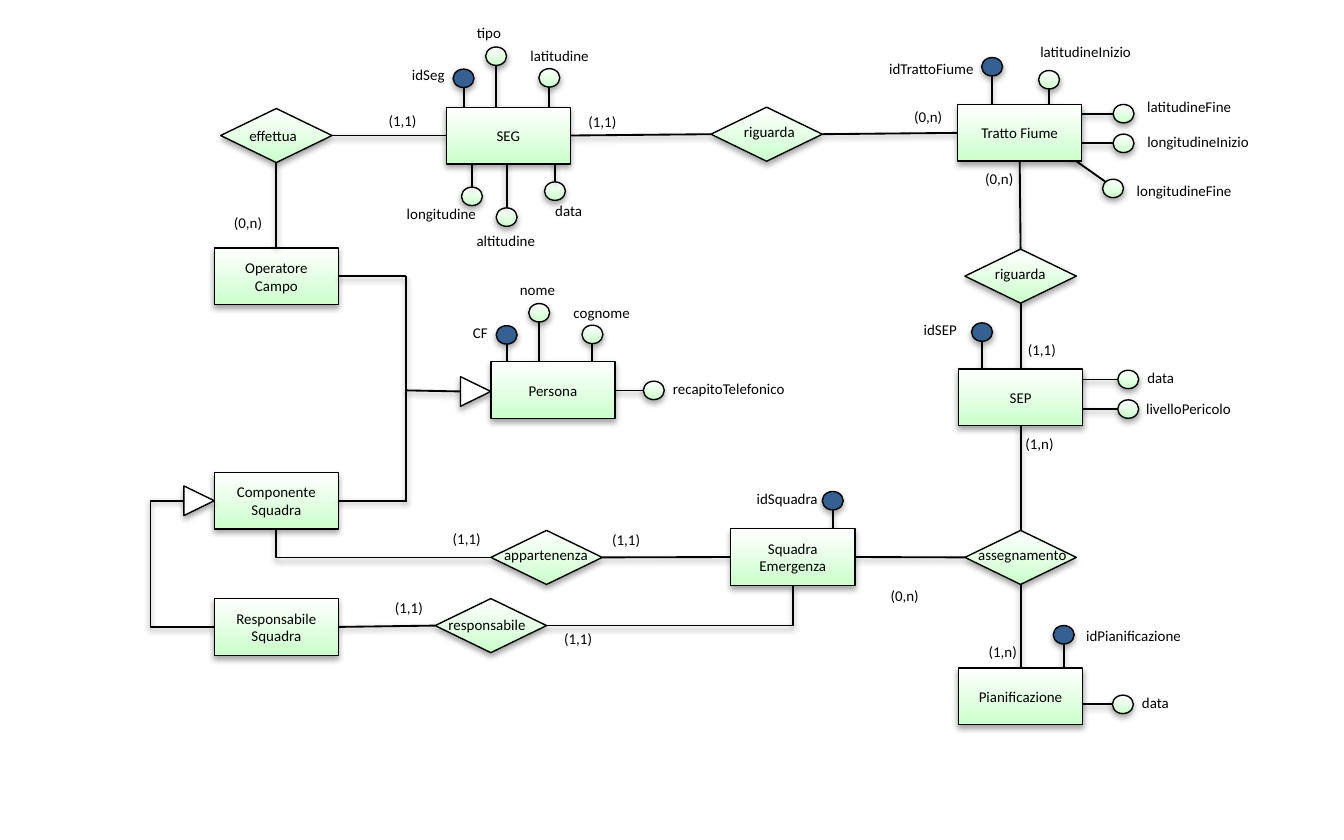
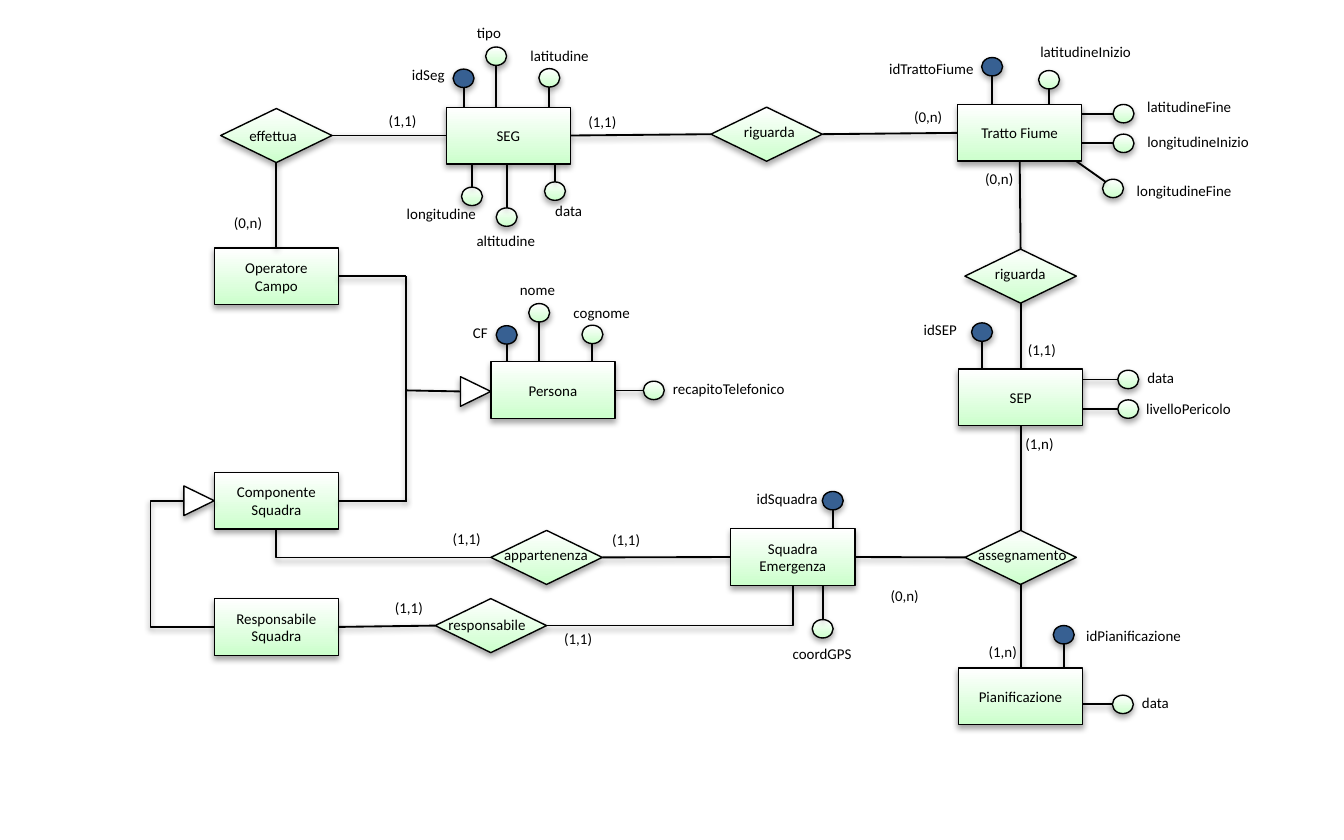
Before and after one commit to Stef23/MRVProject, a slide deck: slide 3 of E-R.pptx. Drawn at 1344x840 pixels with LibreOffice and Linux fonts; fonts in the diff are those of the drawing. Boxes give left, top, right and bottom in pixels: in the first picture for what was removed or moved away, otherwise in the second. Text is boxed around its words. In the diff, an @@ line names an element or a change of style, - is before the commit and + after.

```diff
--- a/E-R.pptx
+++ b/E-R.pptx
@@ line added from (823, 620) to (823, 567), #000000 1 pt @@
@@ ellipse added at [812, 620, 833, 638], fill gradient #CCFFCC to #FFFFFF, outline #000000 0.75 pt @@
@@ text added at [793, 648, 852, 659], 8 pt, text #000000 @@
+coordGPS
```
Also in this commit, not shown: 2 other slides changed, 4 other files.
